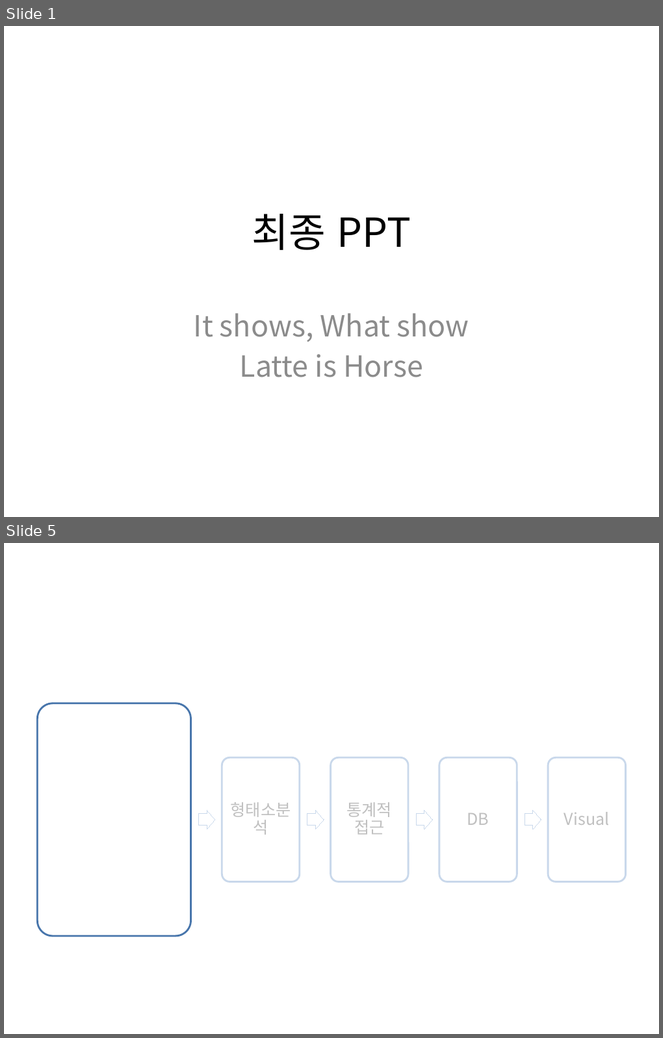
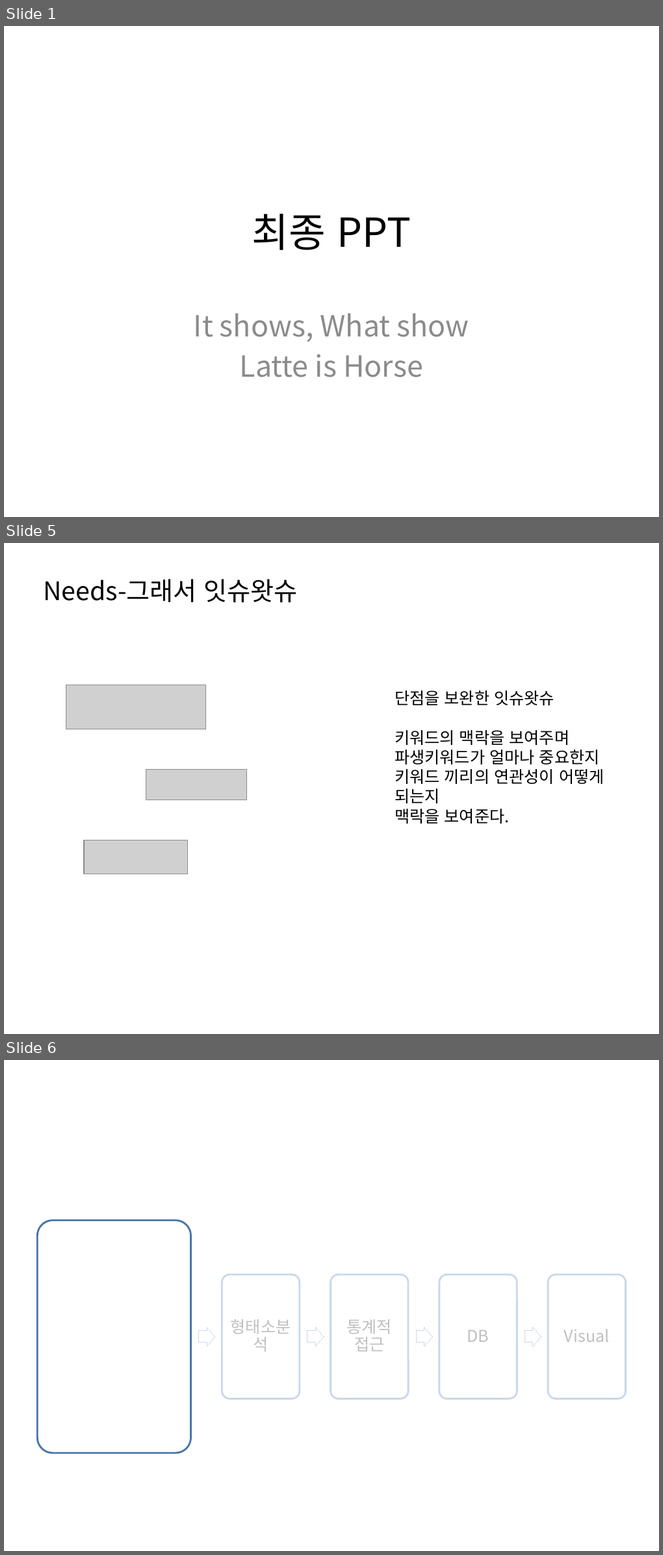
Before and after one commit to HaYongdae/issuewhatshow, a slide deck: doc/최종 PPT.pptx. Shown one above the other, each under a label of ours: slides 1 and 5 before the commit, slides 1, 5 and 6 after it; the slides between them are not shown. The pictures are 663x1038 and 663x1555 pixels, drawn with LibreOffice and Linux fonts; fonts in the diff are those of the drawing; grey boxes stand for pictures. Boxes give left, top, right and bottom in pixels: in the first picture for what was removed or moved away, otherwise in the second. Text is boxed around its words. In the diff, an @@ line names an element or a change of style, - is before the commit and + after.

```diff
--- a/doc/최종 PPT.pptx
+++ b/doc/최종 PPT.pptx
@@ slide 5 added at bbox=[4, 543, 659, 1034], background #FFFFFF @@
@@ title added at bbox=[43, 579, 298, 603], 28 pt, text #000000 @@
+Needs-그래서 잇슈왓슈
@@ picture added at bbox=[66, 685, 206, 730] @@
@@ text added at bbox=[395, 691, 605, 824], 18 pt, text #000000 @@
+단점을 보완한 잇슈왓슈
+키워드의 맥락을 보여주며
+파생키워드가 얼마나 중요한지
+키워드 끼리의 연관성이 어떻게
+되는지
+맥락을 보여준다.
@@ picture added at bbox=[146, 770, 247, 800] @@
@@ picture added at bbox=[84, 841, 187, 875] @@
@@ what was slide 5 is now slide 6 @@
```
Also in this commit, not shown: 4 slides changed, 15 other slides added, 3 slides removed.
